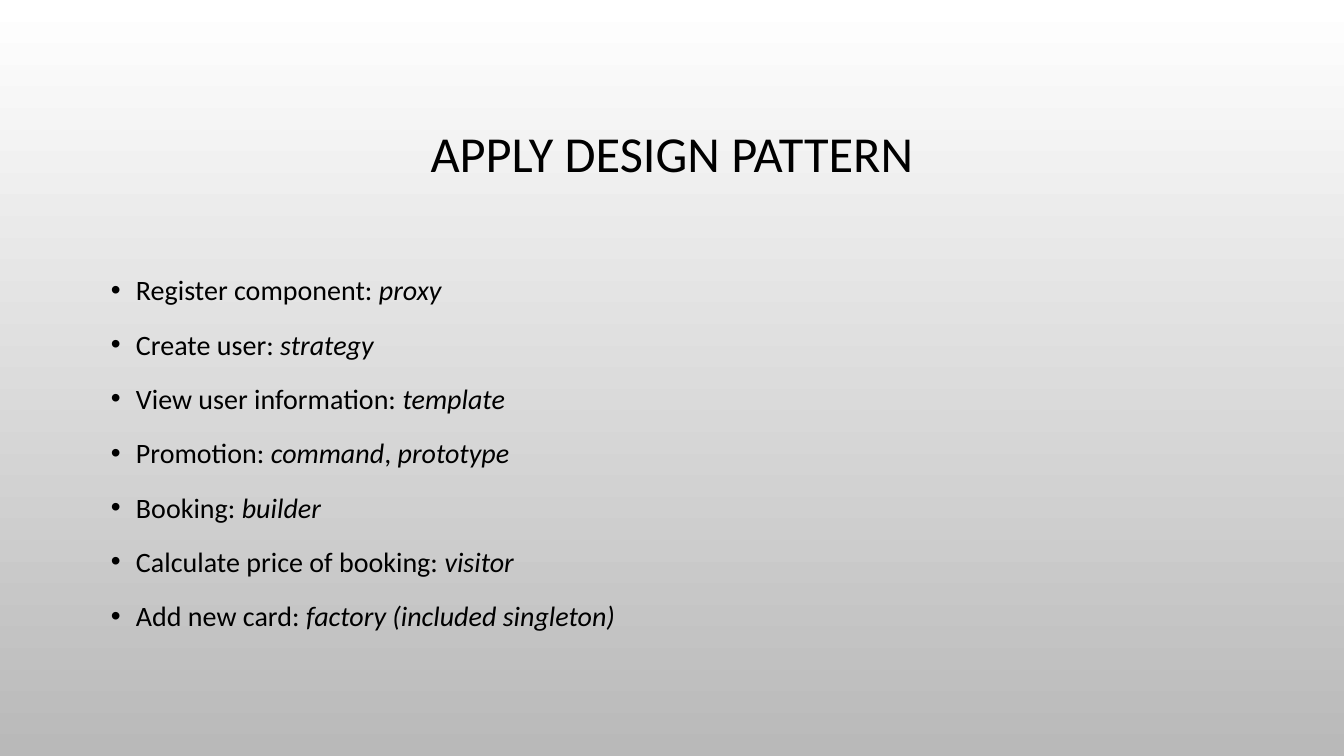
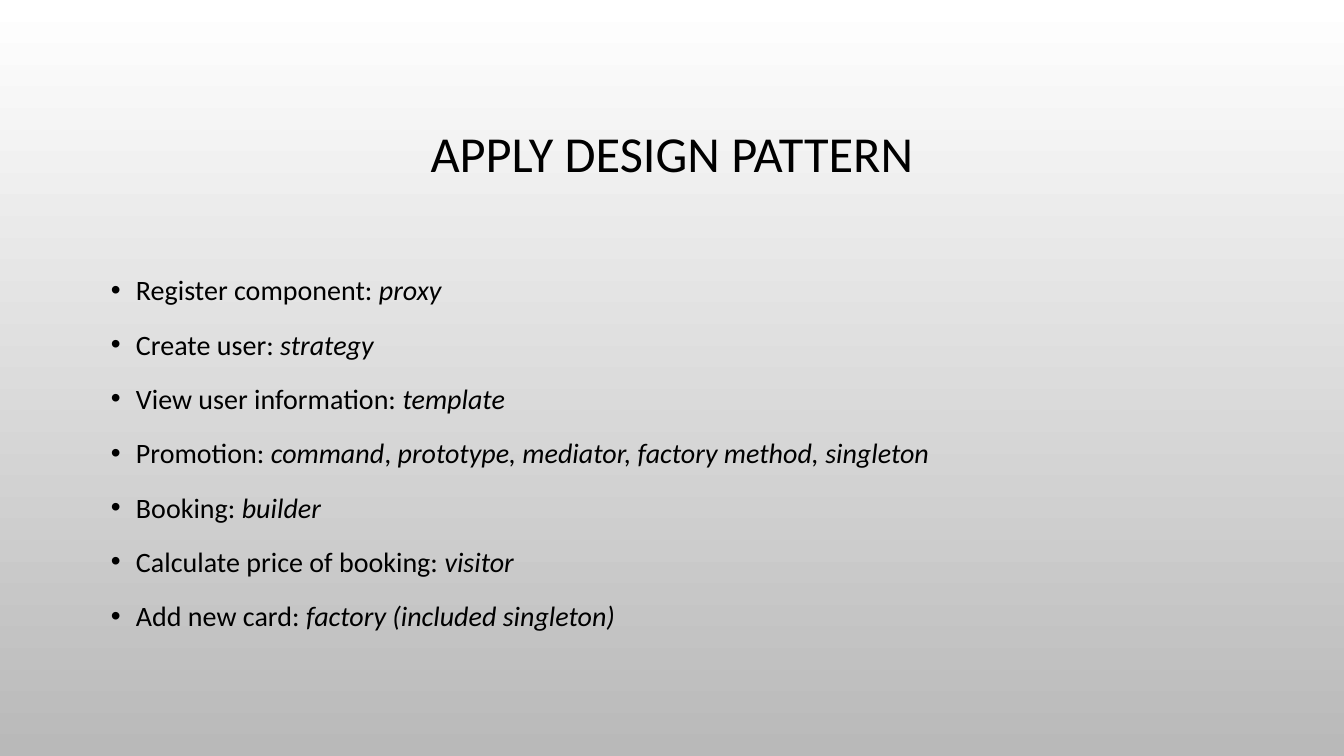
Before and after one commit to thonguyen1302/ProjectASD_Design_pattern, a slide deck: slide 7 of Hotel managed system.pptx. Drawn at 1344x756 pixels with LibreOffice and Linux fonts; fonts in the diff are those of the drawing; background and template pictures are left out. Boxes give left, top, right and bottom in pixels: in the first picture for what was removed or moved away, otherwise in the second. Text is boxed around its words. In the diff, an @@ line names an element or a change of style, - is before the commit and + after.

Commit message:
Updated slides for promotion

```diff
--- a/Hotel managed system.pptx
+++ b/Hotel managed system.pptx
@@ text at <box>136,443,929,468</box>: text changed @@
-• Promotion: command, prototype
+• Promotion: command, prototype, mediator, factory method, singleton
```
Also in this commit, not shown: 2 other slides changed, 3 slides added, 6 other files.
